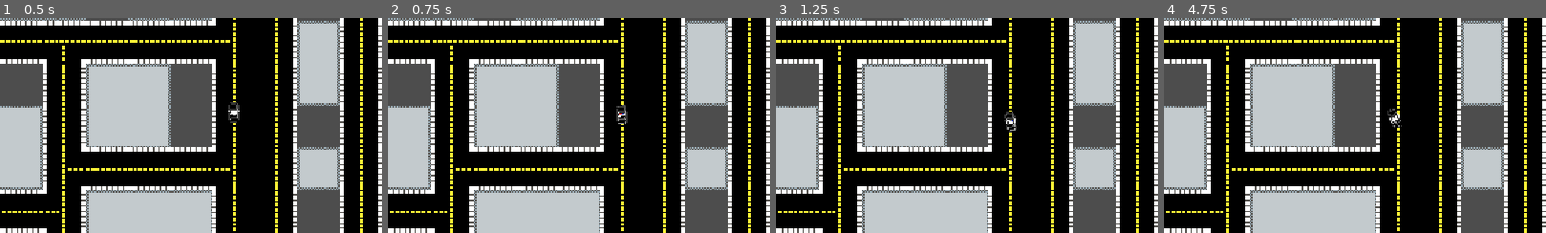
Above: before the commit, frames 1-4 (left to right).
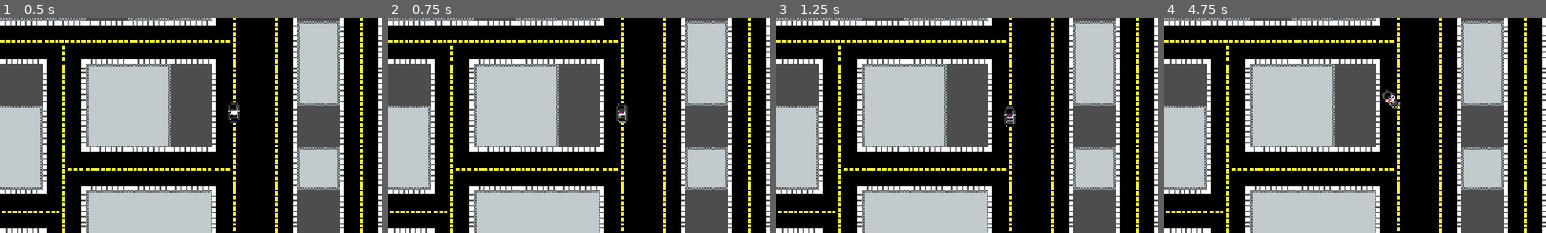
Above: after the commit, the same moments.

Repository: theCYBRIX/.devHacks-2026
Game: Godot game, scene res://test/test.tscn
The game is run twice, just before and just after one commit, with the same random seed, the same clock (stepped at 60 frames per second) and the same inputs. This scene is started directly instead of the project's main scene. Sound files missing from this copy of the repository are replaced by a short silence.
Inputs:
- Up to frame 1 (0.5 s): no input
- Up to frame 2 (0.75 s): tap Enter at 0.5 s; hold D (turn_right) from 0.53 s (still down); tap S (decelerate) at 0.6 s
- Up to frame 3 (1.25 s): keep holding D (turn_right)
- Up to frame 4 (4.75 s): release D (turn_right) at 1.28 s; hold Space (handbrake) 1.28-2.03 s; tap S (decelerate) every 0.75 s from 1.35 to 4.35 s; hold D (turn_right) 2.03-2.78 s; hold W (accelerate) 2.78-3.53 s; hold A (turn_left) from 3.53 s (still down)
The pictures show only the part of the screen within x 50-100%, y 29-79%; the shares and areas given below are measured in that part.

Frame 1 is identical in both runs. In frame 2, 0.1% of the frame differs, in the area x 59-63%, y 39-50%; in frame 3, 0.2%; in frame 4, 0.4%, in the area x 57-63%, y 33-52%.

Commit message:
feat: added and setup police siren sounds

Diff:
--- a/my-hood,-winnipeg/game/car.gd
+++ b/my-hood,-winnipeg/game/car.gd
@@ -3,10 +3,10 @@
 
 @export var local_controlled : bool = false
 
-@export var max_forward_speed : float = 500
+@export var max_forward_speed : float = 400
 @export var max_reverse_speed : float = 250
-@export var max_acceleration  : float = 500
-@export var max_deceleration  : float = 350
+@export var max_acceleration  : float = 200
+@export var max_deceleration  : float = 125
 @export var max_steering : float = deg_to_rad(180)
 @export var min_turning_velocity : float = 15.0
 @export var turning_loss_velocity : float = 125.0
@@ -69,11 +69,8 @@
 
 	var current_forwards := FORWARDS.rotated(rotation)
 
+	if is_zero_approx(acceleratior_input) or not is_zero_approx(steering_input): velocity *= 0.99
 	velocity += (FORWARDS * max_acceleration * acceleratior_input * delta).rotated(rotation)
-	velocity *= 0.98
-
-	_speed = velocity.length()
-	_moving_forwards = velocity.dot(FORWARDS.rotated(rotation)) > 0
 
 
 	#if _speed > traction_loss_speed:
@@ -92,10 +89,9 @@
 
 	velocity -= velocity.project(FORWARDS.rotated(rotation + PI / 2)) * _traction
 
-	if _moving_forwards:
-		velocity = velocity.limit_length(max_forward_speed)
-	else:
-		velocity = velocity.limit_length(max_reverse_speed)
+	_moving_forwards = velocity.dot(FORWARDS.rotated(rotation)) > 0
+	velocity = velocity.limit_length(max_forward_speed if _moving_forwards else max_reverse_speed)
+	_speed = velocity.length()
 
 
 	#if _speed > 25:
@@ -177,6 +173,7 @@
 		modulate = Color.WHITE
 		if is_node_ready():
 			sprite_2d.texture = COP_CAR
+			siren_enabled = true  #TODO
 			if siren_enabled:
 				police_siren.play()
 	else:
@@ -188,3 +185,7 @@
 
 func is_cop() -> bool:
 	return _is_cop
+
+
+func _on_police_siren_finished() -> void:
+	police_siren.play()
--- a/my-hood,-winnipeg/game/car.tscn
+++ b/my-hood,-winnipeg/game/car.tscn
@@ -1,16 +1,25 @@
-[gd_scene load_steps=12 format=3 uid="uid://2bjklh70l1ic"]
+[gd_scene load_steps=15 format=3 uid="uid://2bjklh70l1ic"]
 
 [ext_resource type="Script" uid="uid://b4a5wf7yhcee3" path="res://game/car.gd" id="1_ij4eu"]
 [ext_resource type="Texture2D" uid="uid://dwljqec72tpx8" path="res://assets/street_car.png" id="2_ij4eu"]
-[ext_resource type="AudioStream" uid="uid://bn6rwjyvp72fv" path="res://assets/police siren varies .wav" id="3_dp11s"]
+[ext_resource type="AudioStream" uid="uid://tp3iehtlspoc" path="res://assets/police-car-horn.wav" id="3_ox7hs"]
 [ext_resource type="AudioStream" uid="uid://ebya6ysrq5m4" path="res://assets/car crash bad .wav" id="5_2yqmx"]
+[ext_resource type="AudioStream" uid="uid://dsktkwmamx1w6" path="res://assets/police-siren-long.wav" id="5_3crnn"]
+[ext_resource type="AudioStream" uid="uid://dmhes2r1of2kc" path="res://assets/police-siren-fast.wav" id="5_ox7hs"]
+[ext_resource type="AudioStream" uid="uid://dej0ea01am6rp" path="res://assets/Engine-2.wav" id="8_2yqmx"]
 [ext_resource type="AudioStream" uid="uid://7pcppjkmh71v" path="res://assets/Car crash- walls .wav" id="8_4xjf4"]
 [ext_resource type="AudioStream" uid="uid://cuhrfwlhvlga8" path="res://assets/hit noise 1.mp3" id="9_ox7hs"]
 [ext_resource type="PackedScene" uid="uid://bwg1o7qahdexw" path="res://game/engine_sound_manager.tscn" id="10_ox7hs"]
-[ext_resource type="AudioStream" uid="uid://cvwqlrryatxl2" path="res://assets/Engine-1.mp3" id="11_3crnn"]
 
 [sub_resource type="CapsuleShape2D" id="CapsuleShape2D_mklhl"]
 height = 40.0
+
+[sub_resource type="AudioStreamRandomizer" id="AudioStreamRandomizer_3crnn"]
+playback_mode = 1
+streams_count = 3
+stream_0/stream = ExtResource("3_ox7hs")
+stream_1/stream = ExtResource("5_ox7hs")
+stream_2/stream = ExtResource("5_3crnn")
 
 [sub_resource type="AudioStreamRandomizer" id="AudioStreamRandomizer_2yqmx"]
 random_pitch = 1.7
@@ -33,7 +42,7 @@
 shape = SubResource("CapsuleShape2D_mklhl")
 
 [node name="PoliceSiren" type="AudioStreamPlayer" parent="."]
-stream = ExtResource("3_dp11s")
+stream = SubResource("AudioStreamRandomizer_3crnn")
 
 [node name="WallCrashed" type="AudioStreamPlayer" parent="."]
 stream = SubResource("AudioStreamRandomizer_2yqmx")
@@ -50,4 +59,6 @@
 
 [node name="EngineSoundManager" parent="." node_paths=PackedStringArray("car") instance=ExtResource("10_ox7hs")]
 car = NodePath("..")
-engine_audio = ExtResource("11_3crnn")
+engine_audio = ExtResource("8_2yqmx")
+
+[connection signal="finished" from="PoliceSiren" to="." method="_on_police_siren_finished"]
--- a/my-hood,-winnipeg/game/engine_sound_manager.gd
+++ b/my-hood,-winnipeg/game/engine_sound_manager.gd
@@ -1,15 +1,30 @@
+@tool
 extends Node
 
 
 @export var car : Car
 @export var engine_audio: AudioStream : set = set_engine_audio
-@export var max_pitch : float = 2
+@export var max_pitch : float = 2.25
 @export var min_pitch : float = 0.60
 
+@export_group("RPM", "rpm")
 @export var max_rpm : float = 9000
 @export var idle_rpm : float = 1000
 @export var rpm_climb_rate : float = 6000
 @export var rpm_sink_rate : float = 4000
+
+@export_group("Gears", "gear")
+@export var num_gears : int = 3 : set = set_num_gears
+@export var gear_min_speeds : Array[float] = [
+		0,
+		0.23,
+		0.55
+] : set = set_min_speeds
+@export var gear_max_speeds : Array[float] = [
+		0.37,
+		0.73,
+		1.05
+] : set = set_max_speeds
 
 
 @onready var engine_audio_player: AudioStreamPlayer = $HighAudioPlayer
@@ -17,11 +32,30 @@
 
 
 var rpm = idle_rpm
+var _gear_speeds : Array[GearSpec] = [ GearSpec.new(idle_rpm, max_rpm) ]
 
 # TODO: Add spooling down before idle if car slows down too fast
 
+
+class GearSpec:
+	var min_speed : float
+	var max_speed : float
+
+	func _init(min : float, max : float) -> void:
+		min_speed = min
+		max_speed = max
+
+
+
 func _ready() -> void:
 	if engine_audio: engine_audio_player.stream = engine_audio
+	if car:
+		_update_gear_speeds()
+	else:
+		set_process(false)
+
+	if Engine.is_editor_hint():
+		set_process(false)
 
 
 func _process(delta: float) -> void:
@@ -42,14 +76,39 @@
 
 	else:
 		var required_rpm : float
-		var ignore_climb_rate : bool
+		var ignore_climb_rate : bool = true
 
-		if car._traction < car.max_traction:
-			required_rpm = lerpf(idle_rpm, max_rpm, lerpf(car._speed / car.max_forward_speed, abs(car.acceleratior_input), inverse_lerp(car.min_traction, car.max_traction, 1 - car._traction)))
-			ignore_climb_rate = false
+		var gear : int = 0
+		var spec : GearSpec
+		var rpm_fraction : float
+
+		if not car._moving_forwards:
+			rpm_fraction = car._speed / car.max_reverse_speed
 		else:
-			required_rpm = lerpf(idle_rpm, max_rpm, car._speed / car.max_forward_speed)
-			ignore_climb_rate = true
+			#if car.acceleratior_input > 0.7:
+			for i in range(num_gears):
+				if _gear_speeds[i].max_speed > car._speed or i == (num_gears - 1):
+					spec = _gear_speeds[i]
+					gear = i + 1
+					#print(1)
+					break
+			#else:
+				#for i in range(num_gears - 1, -1, -1):
+					#if _gear_speeds[i].min_speed <= car._speed:
+						##print(2)
+						#gear = i + 1
+						#spec = _gear_speeds[i]
+						#break
+			rpm_fraction = min(1, inverse_lerp(spec.min_speed, spec.max_speed, car._speed))
+
+
+		#if Engine.get_frames_drawn() % 15 == 0: print(str(gear) + " @ " + str(car._speed) + " => " + str(rpm_fraction))
+
+		if car._traction < car.max_traction and not is_zero_approx(car.acceleratior_input):
+			rpm_fraction = lerpf(rpm_fraction, abs(car.acceleratior_input), inverse_lerp(car.min_traction, car.max_traction, 1 - car._traction))
+			#ignore_climb_rate = false
+
+		required_rpm = lerpf(idle_rpm, max_rpm, rpm_fraction)
 
 		if required_rpm > rpm:
 			rpm = required_rpm if ignore_climb_rate else min(rpm + rpm_climb_rate * delta, max_rpm)
@@ -64,3 +123,72 @@
 	engine_audio = stream
 	if is_node_ready():
 		engine_audio_player.stream = engine_audio
+
+func set_num_gears(count : int) -> void:
+	if count == num_gears: return
+	num_gears = count
+	update_configuration_warnings()
+
+
+func set_min_speeds(speeds : Array[float]) -> void:
+	gear_min_speeds = speeds
+	update_configuration_warnings()
+
+
+func set_max_speeds(speeds : Array[float]) -> void:
+	gear_max_speeds = speeds
+	update_configuration_warnings()
+
+
+func _update_gear_speeds() -> void:
+	#var ratio_sum : int = 0
+	#for ratio in relative_gear_ratios:
+		#ratio_sum += ratio
+	#
+	#var max_speed = car.max_forward_speed
+	#
+	#var gear_cutoffs : Array[float] = []
+	#gear_cutoffs.resize(num_gears)
+	#var prev_cutoff : float = 0
+	#var cummulative_ratio : int = 0
+	#for index in range(num_gears):
+		#cummulative_ratio += relative_gear_ratios[index]
+		#var cutoff : float = max_speed * (float(cummulative_ratio) / ratio_sum)
+		#gear_cutoffs[index] = cutoff
+		#prev_cutoff = cutoff
+	#
+	#_gear_speeds.clear()
+	#
+	#var prev_min : float = 0
+	#var prev_max : float = 0
+	#for gear in range(num_gears):
+		#var max = gear_cutoffs[gear]
+		#var min = prev_max - (prev_max - prev_min) * gear_overlap
+		#_gear_speeds.append(GearSpec.new(min, max))
+		#prev_max = max
+		#prev_min = min
+
+	if gear_max_speeds.size() != num_gears or gear_min_speeds.size() != num_gears or not car:
+		return
+
+	var max_speed = car.max_forward_speed
+
+	_gear_speeds.clear()
+	_gear_speeds.resize(num_gears)
+	for idx in range(num_gears):
+		_gear_speeds[idx] = GearSpec.new(gear_min_speeds[idx] * max_speed, gear_max_speeds[idx] * max_speed)
+
+
+func _get_configuration_warnings() -> PackedStringArray:
+	var warnings : PackedStringArray = []
+
+	if not car:
+		warnings.append("A car must be specified.")
+
+	if gear_max_speeds.size() != num_gears:
+		warnings.append("Max rpm array must have exactly one entry for every gear.")
+
+	if gear_min_speeds.size() != num_gears:
+		warnings.append("Min rpm array must have exactly one entry for every gear.")
+
+	return warnings
Not shown, changed: my-hood,-winnipeg/assets/Engine-2.wav.import
Not shown, added: my-hood,-winnipeg/assets/police-car-horn-01.mp3.import
Not shown, added: my-hood,-winnipeg/assets/police-car-horn.wav.import
Not shown, added: my-hood,-winnipeg/assets/police-siren-fast.wav.import
Not shown, added: my-hood,-winnipeg/assets/police-siren-long.wav.import
Not shown, added: my-hood,-winnipeg/assets/police-siren-noise.mp3.import
Not shown, added: my-hood,-winnipeg/assets/police-siren-sound-effect.mp3.import
Not shown, added: my-hood,-winnipeg/assets/police-sirens-wailing.mp3.import
Not shown, added: my-hood,-winnipeg/assets/Engine-2.wav
Not shown, removed: my-hood,-winnipeg/assets/police siren .wav
Not shown, added: my-hood,-winnipeg/assets/police-car-horn-01.mp3
Not shown, added: my-hood,-winnipeg/assets/police-car-horn.wav
(and 5 more such lines)
